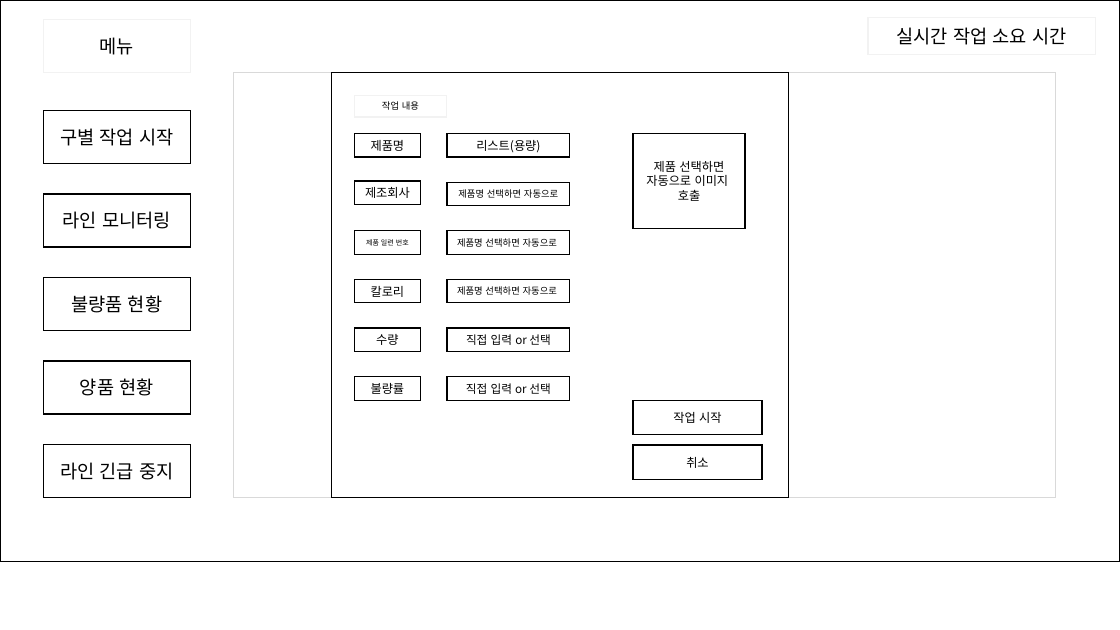
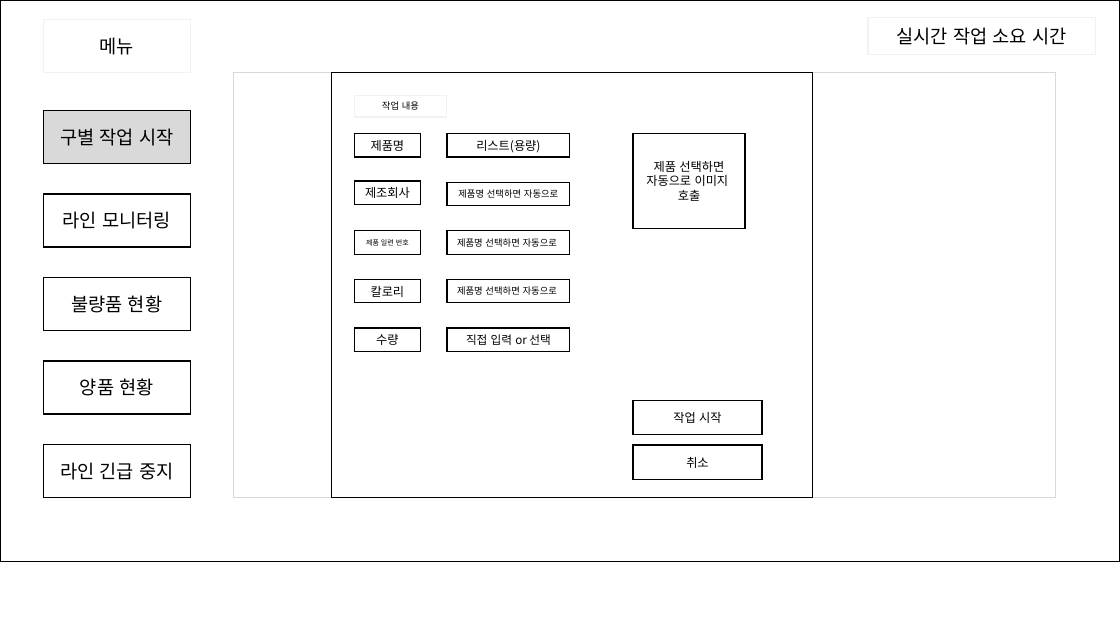
Before and after one commit to ANU-SmartFactory2021/ANU-SmartFactory2021, a slide deck: slide 2 of doc/01. 프로젝트 설계/04. UI/윈폼 구성 샘플.pptx. Drawn at 1120x630 pixels with LibreOffice and Linux fonts; fonts in the diff are those of the drawing. Boxes give left, top, right and bottom in pixels: in the first picture for what was removed or moved away, otherwise in the second. Text is boxed around its words. In the diff, an @@ line names an element or a change of style, - is before the commit and + after.

```diff
--- a/doc/01. 프로젝트 설계/04. UI/윈폼 구성 샘플.pptx
+++ b/doc/01. 프로젝트 설계/04. UI/윈폼 구성 샘플.pptx
@@ rectangle: place and size @@
-rectangle at (332, 72, 789, 497)
+rectangle at (332, 72, 813, 497)
@@ rectangle "구별 작업 시작" at (43, 111, 191, 164): fill #FFFFFF to #D9D9D9 @@
@@ rectangle removed at (355, 376, 421, 400) @@
-불량률
@@ rectangle removed at (447, 376, 570, 400) @@
-직접 입력 or 선택
```
Also in this commit, not shown: 4 other slides changed, 1 slide added.
